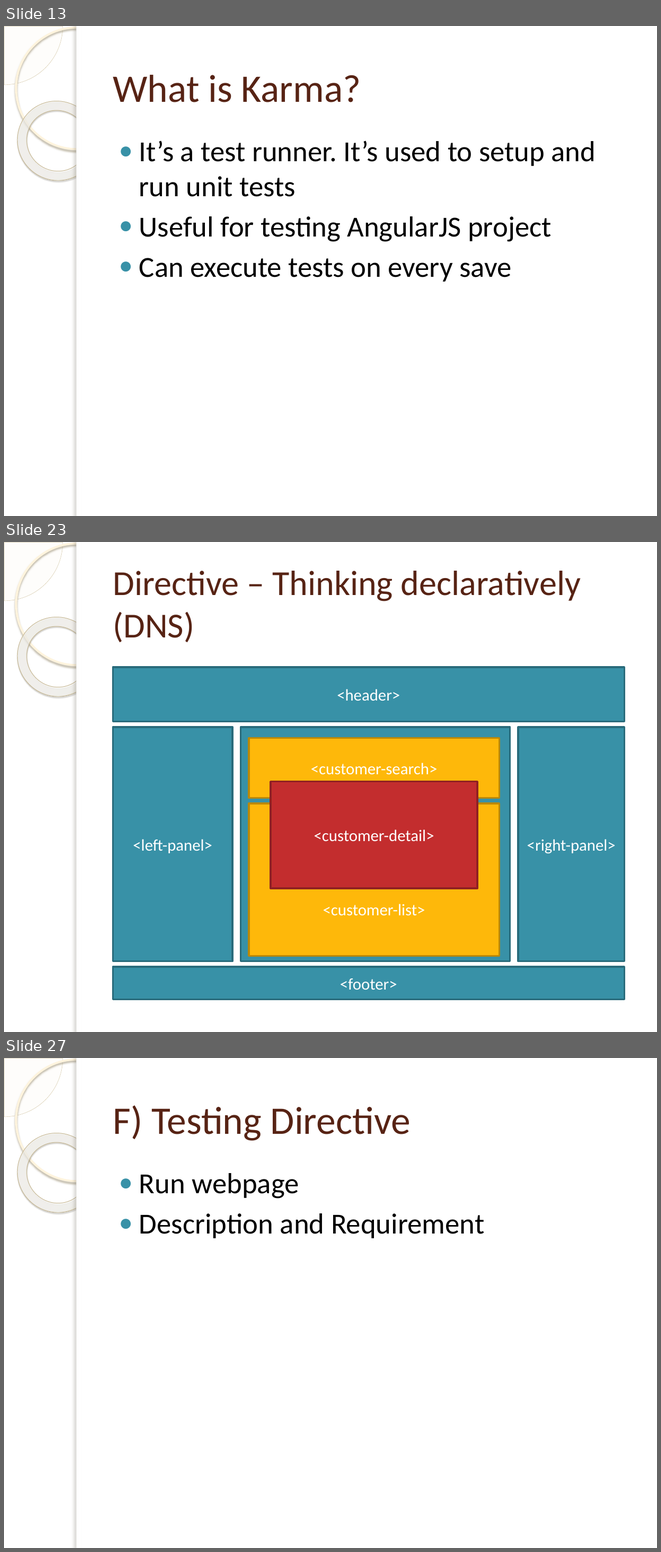
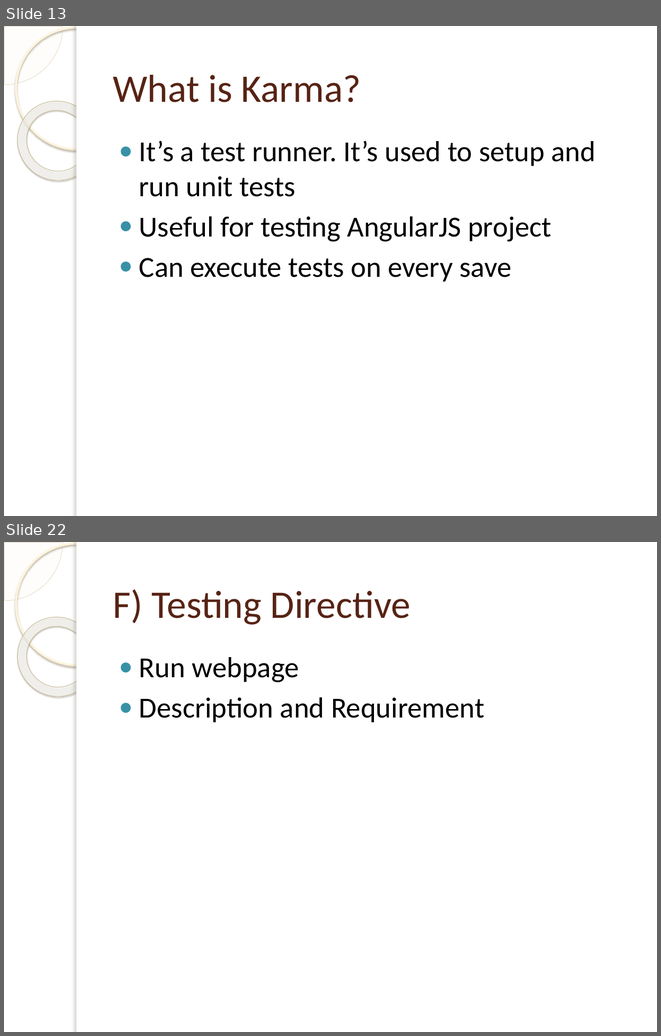
Before and after one commit to xuancong246/documents, a slide deck: Ebooks/AngularJS/Training/UnitTesting/AngularJS-Unit-Testing.pptx. Shown one above the other, each under a label of ours: slides 13, 23 and 27 before the commit, slides 13 and 22 after it; the slides between them are not shown. The pictures are 661x1552 and 661x1036 pixels, drawn with LibreOffice and Linux fonts; fonts in the diff are those of the drawing; background and template pictures are left out. Boxes give left, top, right and bottom in pixels: in the first picture for what was removed or moved away, otherwise in the second. Text is boxed around its words. In the diff, an @@ line names an element or a change of style, - is before the commit and + after.

```diff
--- a/Ebooks/AngularJS/Training/UnitTesting/AngularJS-Unit-Testing.pptx
+++ b/Ebooks/AngularJS/Training/UnitTesting/AngularJS-Unit-Testing.pptx
@@ slide 23 removed at bbox=[4, 542, 657, 1032], background picture (left out); not listed: 5 template elements that a slide beside it also shows @@
@@ title removed at bbox=[113, 571, 581, 642] @@
-Directive – Thinking declaratively (DNS)
@@ rectangle removed at bbox=[113, 668, 624, 722] @@
-<header>
@@ rectangle removed at bbox=[113, 727, 232, 961] @@
-<left-panel>
@@ rectangle removed at bbox=[240, 727, 510, 961] @@
-<content-panel>
@@ rectangle removed at bbox=[519, 727, 624, 961] @@
-<right-panel>
@@ rectangle removed at bbox=[249, 738, 499, 798] @@
-<customer-search>
@@ rectangle removed at bbox=[271, 782, 477, 889] @@
-<customer-detail>
@@ rectangle removed at bbox=[249, 803, 499, 955] @@
-<customer-list>
@@ rectangle removed at bbox=[113, 967, 624, 999] @@
-<footer>
@@ what was slide 27 is now slide 22 @@
```
Also in this commit, not shown: 5 slides changed, 3 slides added, 7 other slides removed.
